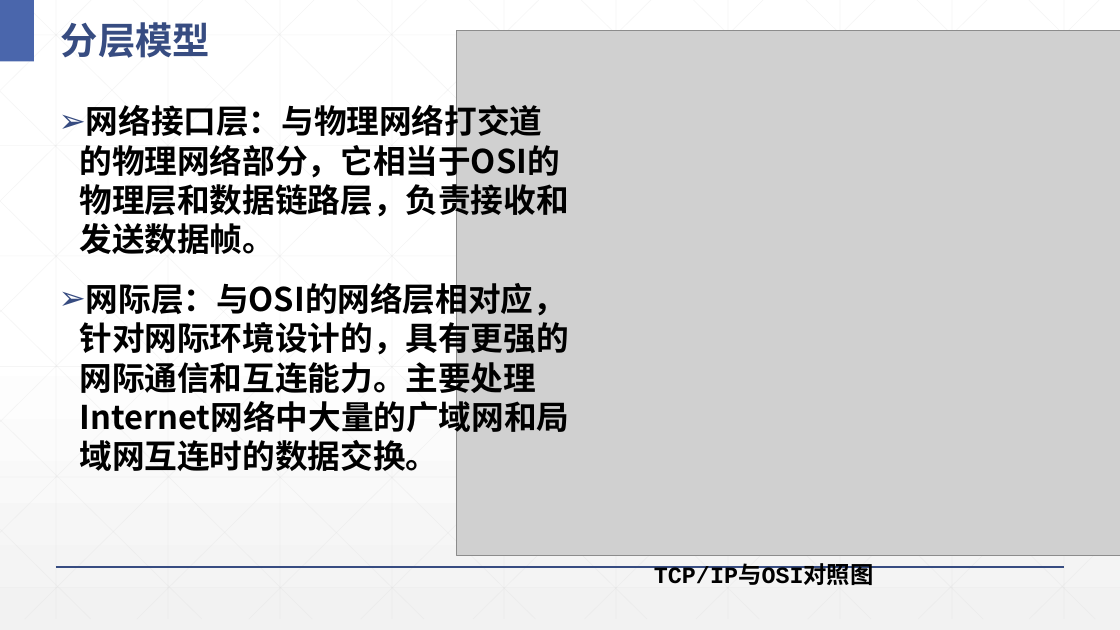
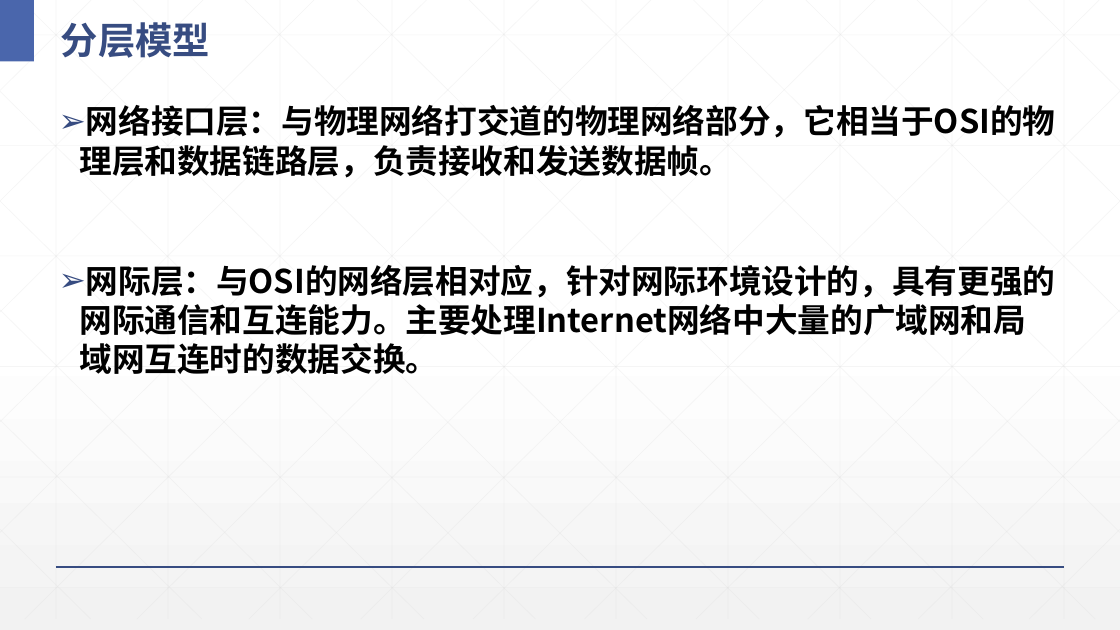
Before and after one commit to Panamera-Turbo/Java-program-term_3rd, a slide deck: slide 5 of PPT/J10-网络编程.pptx. Drawn at 1120x630 pixels with LibreOffice and Linux fonts; fonts in the diff are those of the drawing; grey boxes stand for pictures. Boxes give left, top, right and bottom in pixels: in the first picture for what was removed or moved away, otherwise in the second. Text is boxed around its words. In the diff, an @@ line names an element or a change of style, - is before the commit and + after.

```diff
--- a/PPT/J10-网络编程.pptx
+++ b/PPT/J10-网络编程.pptx
@@ picture removed at (x1=456, y1=30, x2=1120, y2=555) @@
@@ text "网络接口层：与物理网络打交道的物理网络部分，它相当于OSI的物理层和数据链路层，负责接收和发送数据帧。" rewrapped from (x1=80, y1=100, x2=569, y2=471) to (x1=80, y1=105, x2=1056, y2=374) @@
@@ text removed at (x1=654, y1=566, x2=874, y2=585) @@
-TCP/IP与OSI对照图
```
Also in this commit, not shown: 1 other slide changed, 1 slide added, 10 other files.
